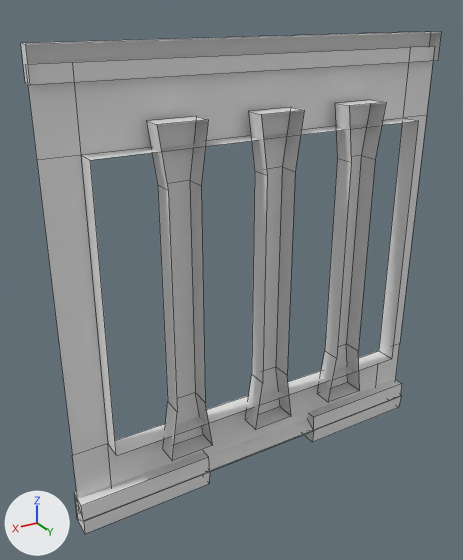
Renders of the FBX model Assets/Models/FPS/Cylinder_hall/Wall737.fbx from each side of a commit.
Camera for both pictures: a camera (50 mm lens) standing at (-10.72, -12.88, 4.6) and looking at (-15.04, -20.08, 1.0). The axes (+X, +Y, +Z) are drawn at lower left. The lights are the same throughout. Mesh edges are drawn as thin lines. Where no turn or scale is listed for an object, it has been applied to the vertices.

The scene before the commit, as lines of its bpy script (objects in view):
```python
me_plane_048 = bpy.data.meshes.new('Plane.048')
me_plane_048.from_pydata(...)  # 108 vertices, 77 faces; spans x -3.0..3.0, y -0.16..0.41, z -3.23..3.22
ob_wall737 = bpy.data.objects.new('Wall737', me_plane_048)
ob_wall737.location = (-15.5, -20.0, 1.0)
```
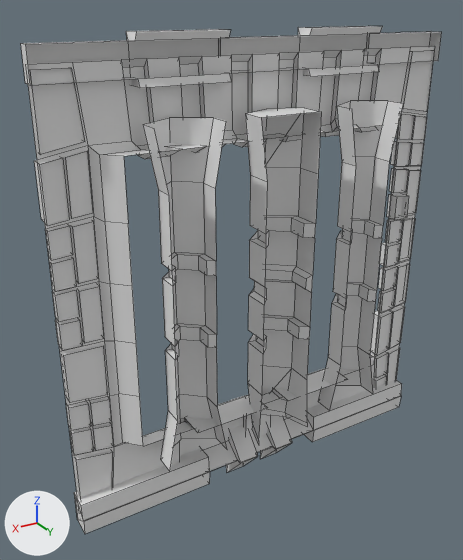
Location of each change, [x1, y1, x2, y2] in pixels of the pictures (463 x 560 px):
'Wall737', reshaped: before [21, 32, 442, 534]; after [21, 26, 442, 534]
part 1 of me_plane_048, added: after [379, 242, 400, 267]
part 2 of me_plane_048, added: after [385, 219, 403, 243]
part 3 of me_plane_048, added: after [55, 319, 82, 350]
part 4 of me_plane_048, added: after [52, 289, 79, 321]
part 5 of me_plane_048, rebuilt (28% wider): before [245, 108, 304, 429]; after [245, 108, 321, 445]
part 6 of me_plane_048, rebuilt (23% wider): before [317, 100, 386, 402]; after [318, 101, 403, 410]
part 7 of me_plane_048, rebuilt (25% wider): before [146, 116, 213, 460]; after [143, 118, 227, 471]
part 8 of me_plane_048, built on: before [28, 46, 435, 498]; after [22, 26, 435, 499]

The change, as a list of edits to the scene's bpy script:
```text
Change me_plane_048:
    used by ob_wall737; location = (-15.5, -20.0, 1.0)
    remove me_plane_048.from_pydata(...)  # 108 vertices, 77 faces; spans x -3.0..3.0, y -0.16..0.41, z -3.23..3.22
    add me_plane_048.from_pydata(...)  # 765 vertices, 581 faces; spans x -3.0..3.0, y -0.2..0.68, z -3.47..3.32
    me_plane_048 part 1: the loose piece of 8 vertices spanning x -3.0..3.0, y -0.1..0.1, z 2.82..3.22 is copied, and the copy is scaled about its middle by (0.0428, 0.811, 0.907), then moved by (-2.56, -0.04, -3.21); it spans x -2.69..-2.43, y -0.12..0.04, z -0.37..0.0
    me_plane_048 part 2: the loose piece of 8 vertices spanning x -3.0..3.0, y -0.1..0.1, z 2.82..3.22 is copied, and the copy is scaled about its middle by (0.0428, 0.413, 0.907), then moved by (-2.56, 0.0, -2.79); it spans x -2.69..-2.43, y -0.04..0.04, z 0.05..0.42
    me_plane_048 part 3: the loose piece of 8 vertices spanning x -3.0..3.0, y -0.1..0.1, z 2.82..3.22 is copied, and the copy is scaled about its middle by (0.0428, 0.84, 0.886), then moved by (2.85, -0.05, -3.2); it spans x 2.72..2.98, y -0.13..0.04, z -0.36..0.0
    me_plane_048 part 4: the loose piece of 8 vertices spanning x -3.0..3.0, y -0.1..0.1, z 2.82..3.22 is copied, and the copy is scaled about its middle by (0.0428, 0.691, 0.886), then moved by (2.85, -0.03, -2.8); it spans x 2.72..2.98, y -0.1..0.04, z 0.05..0.41
    me_plane_048 part 5: the loose piece of 16 vertices spanning x -0.33..0.33, y 0.12..0.41, z -2.31..2.35 is rebuilt with 85 vertices and now spans x -0.45..0.45, y -0.06..0.68, z -2.38..2.35
    me_plane_048 part 6: the loose piece of 16 vertices spanning x -1.73..-1.07, y 0.12..0.41, z -2.31..2.35 is rebuilt with 60 vertices and now spans x -1.86..-0.94, y 0.04..0.61, z -2.31..2.35
    me_plane_048 part 7: the loose piece of 16 vertices spanning x 1.07..1.73, y 0.12..0.41, z -2.31..2.35 is rebuilt with 60 vertices and now spans x 0.94..1.86, y 0.04..0.61, z -2.31..2.35
    me_plane_048 part 8: 4 vertices moved from x -2.5..2.5, y 0.0, z -1.98..2.02 to x -2.41..2.41, y 0.0, z -2.07..2.12; 4 vertices removed from x -2.5..2.5, y 0.31, z -1.98..2.02; 472 vertices added at x -3.0..3.0, y -0.2..0.51, z -3.47..3.32
```
